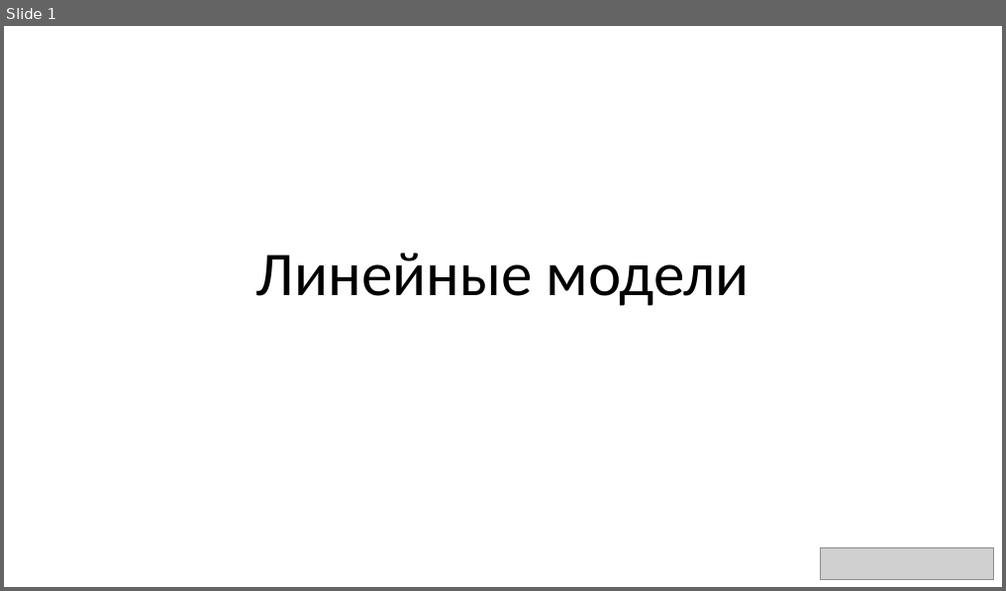
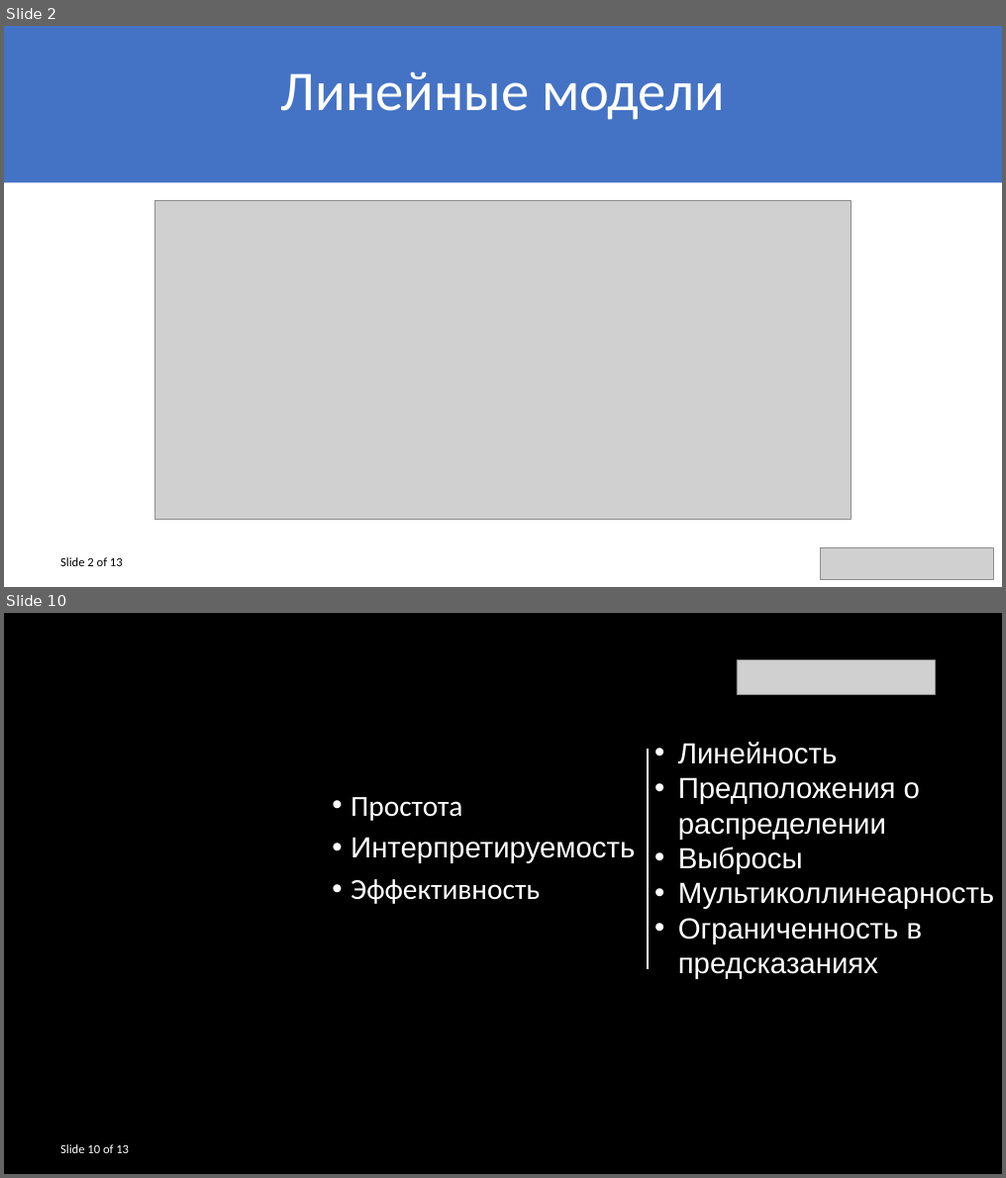
Before and after one commit to Strikoder/Mathmode_UNI_, a slide deck: presentation/Linear models.pptx. Shown one above the other, each under a label of ours: slide 1 before the commit, slides 2 and 10 after it; the slides between them are not shown. The pictures are 1006x591 and 1006x1178 pixels, drawn with LibreOffice and Linux fonts; fonts in the diff are those of the drawing; grey boxes stand for pictures; background and template pictures are left out. Boxes give left, top, right and bottom in pixels: in the first picture for what was removed or moved away, otherwise in the second. Text is boxed around its words. In the diff, an @@ line names an element or a change of style, - is before the commit and + after.

```diff
--- a/presentation/Linear models.pptx
+++ b/presentation/Linear models.pptx
@@ slide 10 added at [4, 613, 1002, 1174], background picture (left out) @@
@@ picture added at [737, 661, 936, 694] @@
@@ line added from (648, 749) to (648, 970), #FFFFFF 2.25 pt @@
@@ text added at [678, 742, 994, 979], 28 pt, text #FFFFFF @@
+• Линейность
+• Предположения о распределении
+• Выбросы
+• Мультиколлинеарность
+• Ограниченность в предсказаниях
@@ text added at [350, 797, 635, 904], 28 pt, text #FFFFFF @@
+• Простота
+• Интерпретируемость
+• Эффективность
@@ text added at [60, 1145, 129, 1154], 12 pt, text #FFFFFF @@
+Slide 10 of 13
@@ what was slide 1 is now slide 2 @@
@@ slide 2 changed as well @@
@@ rectangle added at [4, 26, 1002, 182], fill #4472C4 @@
@@ title "Линейные модели": place and size @@
-title "Линейные модели" at [256, 253, 749, 306]
+title "Линейные модели" at [281, 72, 725, 120]
@@ title "Линейные модели" at [281, 72, 725, 120]: size 60 to 54 pt, text colour #000000 to #FFFFFF @@
@@ picture added at [155, 201, 851, 520] @@
@@ text added at [60, 558, 123, 567], 12 pt, text #000000 @@
+Slide 2 of 13
```
Also in this commit, not shown: 11 other slides added, 19 slides removed, 4 other files.
